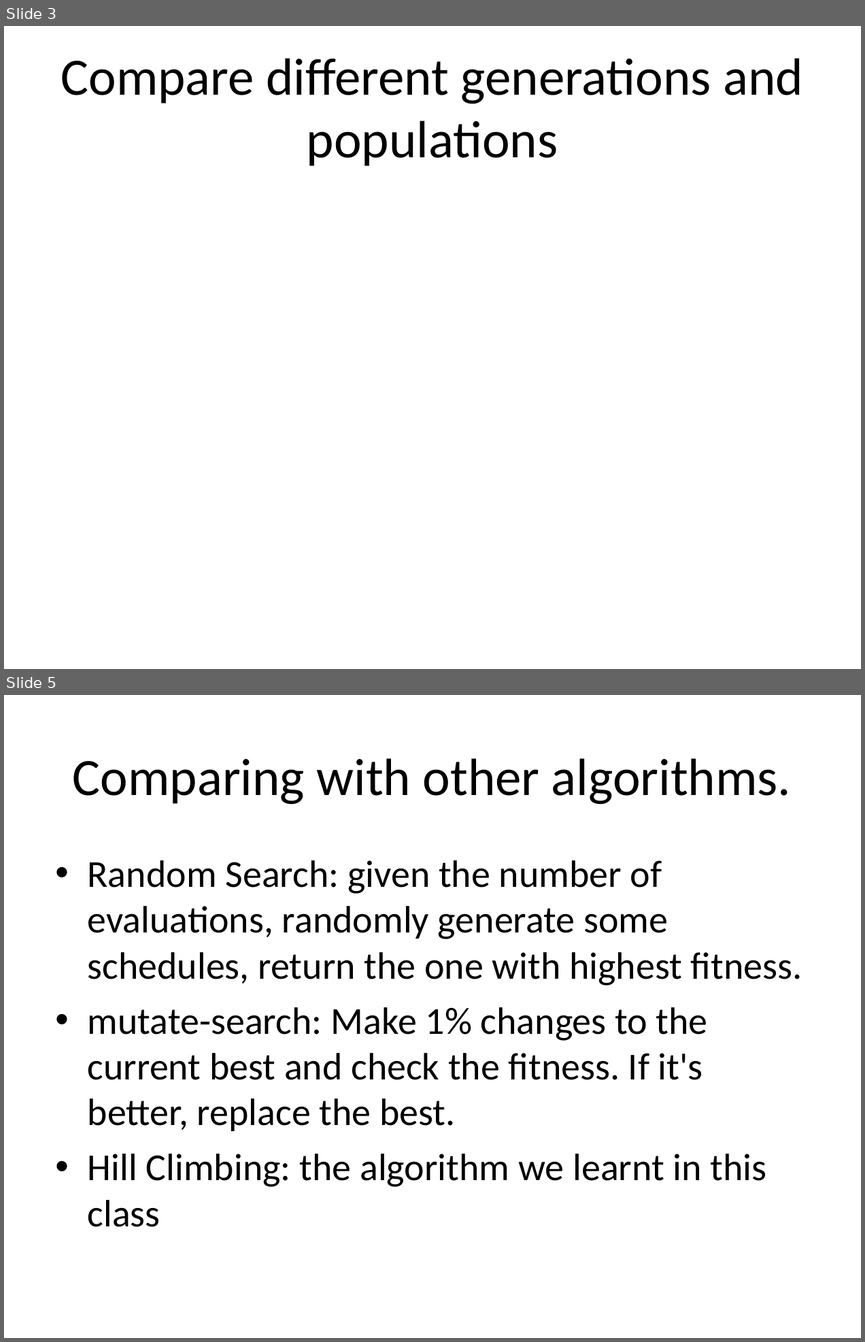
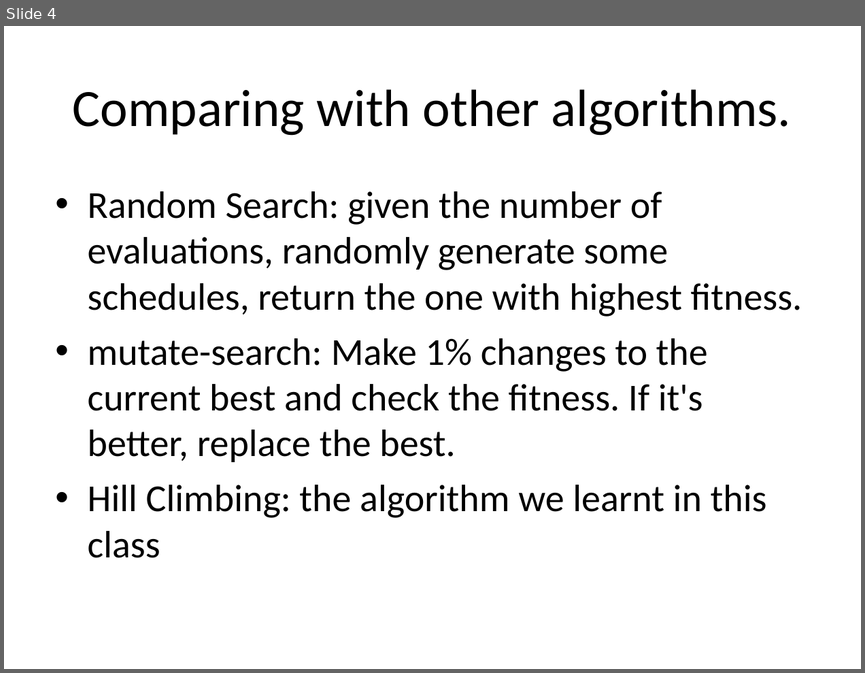
Before and after one commit to putrakoreng/csc384-genetic-algorithms-project, a slide deck: GA_TestBench/Data Files/presentation.ppt. Shown one above the other, each under a label of ours: slides 3 and 5 before the commit, slide 4 after it; the slides between them are not shown. The pictures are 865x1342 and 865x673 pixels, drawn with LibreOffice and Linux fonts; fonts in the diff are those of the drawing. Boxes give left, top, right and bottom in pixels: in the first picture for what was removed or moved away, otherwise in the second. Text is boxed around its words. In the diff, an @@ line names an element or a change of style, - is before the commit and + after.

```diff
--- a/GA_TestBench/Data Files/presentation.ppt
+++ b/GA_TestBench/Data Files/presentation.ppt
@@ slide 3 removed at [4, 26, 861, 669], background #FFFFFF @@
@@ title removed at [60, 58, 803, 166] @@
-Compare different generations and populations
@@ what was slide 5 is now slide 4 @@
```
Also in this commit, not shown: 2 slides changed, 5 slides added, 2 other slides removed, 1 other file.
